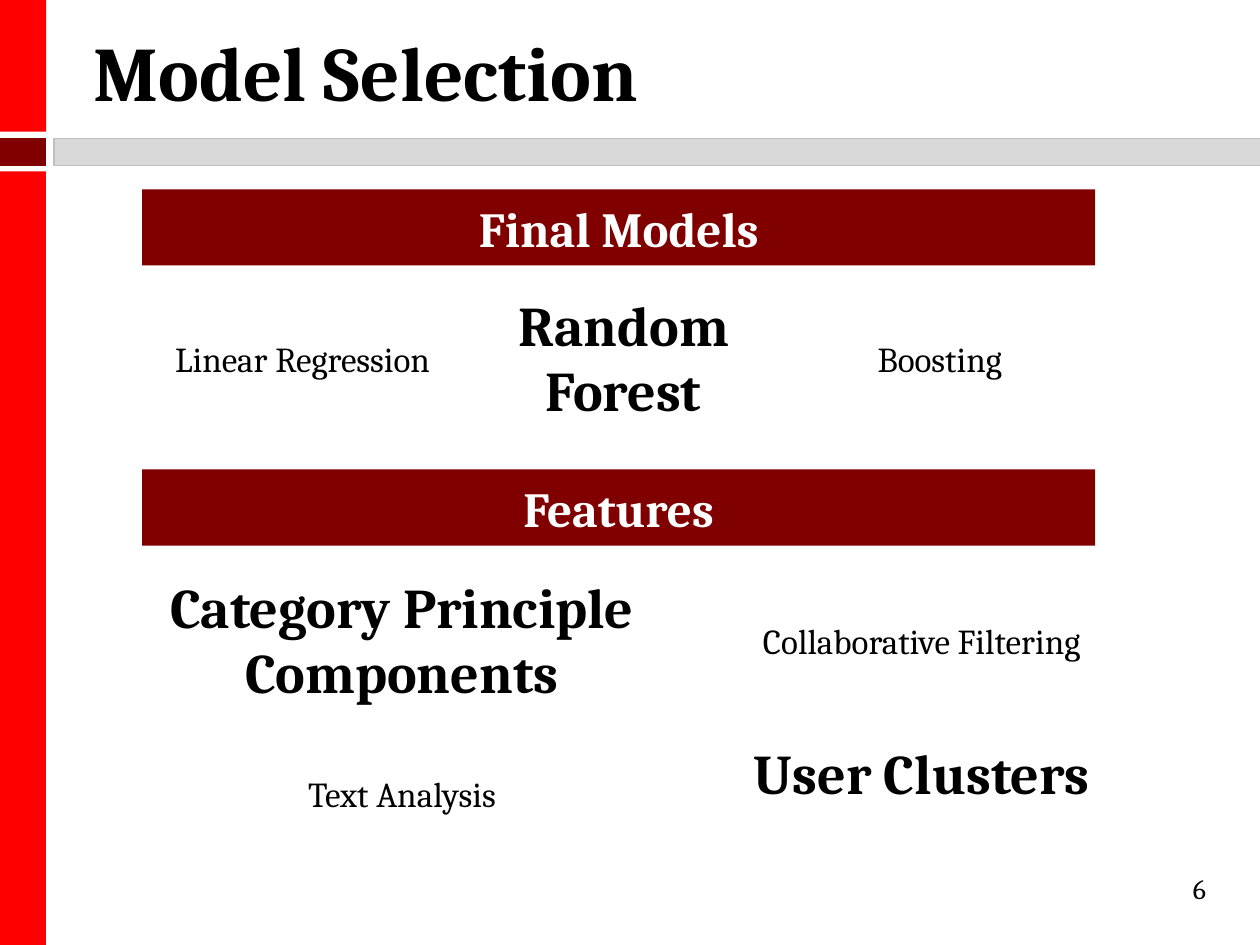
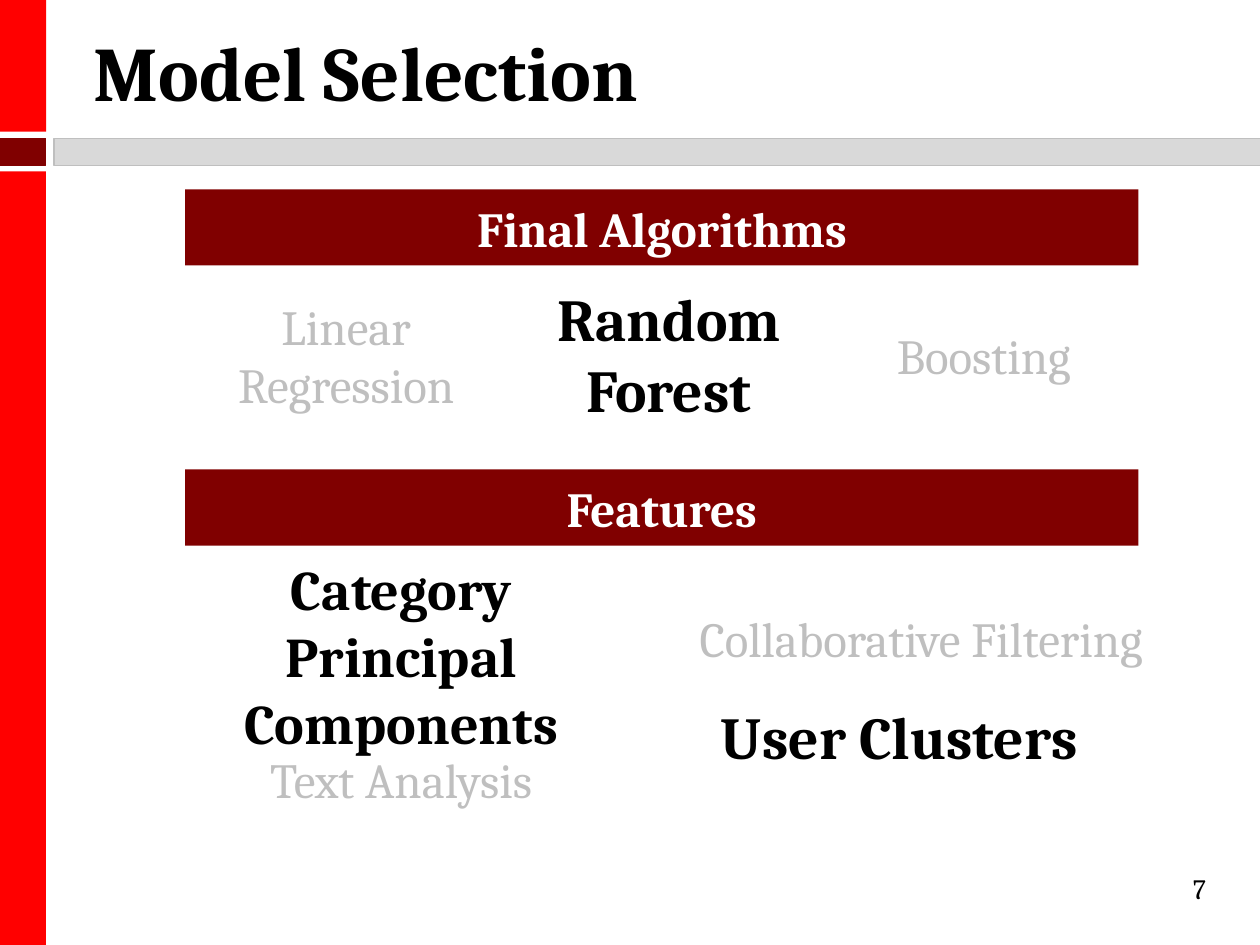
Before and after one commit to kmhoo/AdvancedMLProject, a slide deck: slide 7 of advML_final_presentation.pptx (slide 6 before the commit). Drawn at 1260x945 pixels with LibreOffice and Linux fonts; fonts in the diff are those of the drawing. Boxes give left, top, right and bottom in pixels: in the first picture for what was removed or moved away, otherwise in the second. Text is boxed around its words. In the diff, an @@ line names an element or a change of style, - is before the commit and + after.

```diff
--- a/advML_final_presentation.pptx
+++ b/advML_final_presentation.pptx
@@ rectangle "Final Algorithms": place and size @@
-rectangle "Final Algorithms" at [142, 189, 1096, 265]
+rectangle "Final Algorithms" at [185, 189, 1139, 265]
@@ text in rectangle at [477, 213, 846, 258]: text changed @@
-Final Models
+Final Algorithms
@@ table at [185, 290, 1139, 420] @@
@@ size 20 to 28 pt in "Linear Regression", "Boosting" @@
@@ size 32 to 28 pt, bold off in "Random Forest" @@
@@ table: place and size @@
-table at [142, 290, 1096, 437]
+table at [185, 290, 1139, 420]
@@ rectangle "Features": place and size @@
-rectangle "Features" at [142, 470, 1096, 546]
+rectangle "Features" at [185, 470, 1139, 546]
@@ table at [142, 566, 1183, 850] @@
-row 1, column 1: Category Principle Components
+row 1, column 1: Category Principal Components
@@ size 20 to 28 pt in "Collaborative Filtering", "Text Analysis" @@
@@ size 32 to 28 pt, bold off in "User Clusters" @@
@@ group added at [185, 299, 1142, 806]: 6 texts, 1 rectangle @@
+Random Forest
+User Clusters
+Text Analysis
+Collaborative Filtering
+Linear Regression
+Boosting
+Category Principal Components
@@ page number at [1193, 880, 1206, 900]: text changed @@
-6
+7
```
Also in this commit, not shown: 4 other slides changed, 1 slide added.
